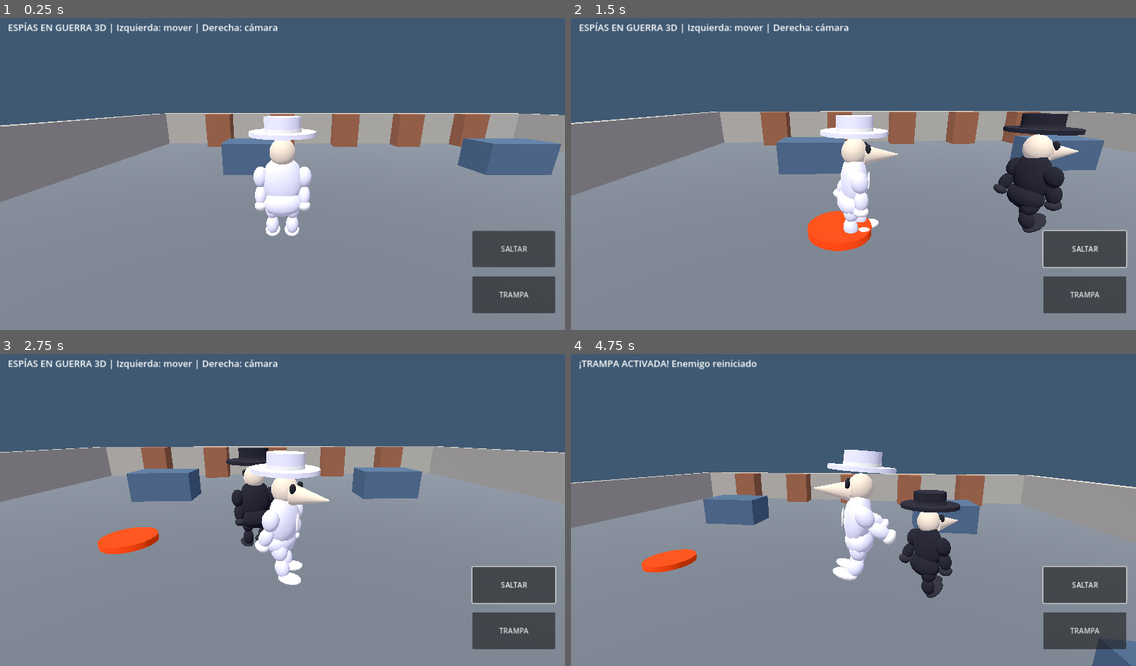
Above: before the commit, frames 1-4 (two rows, left to right).
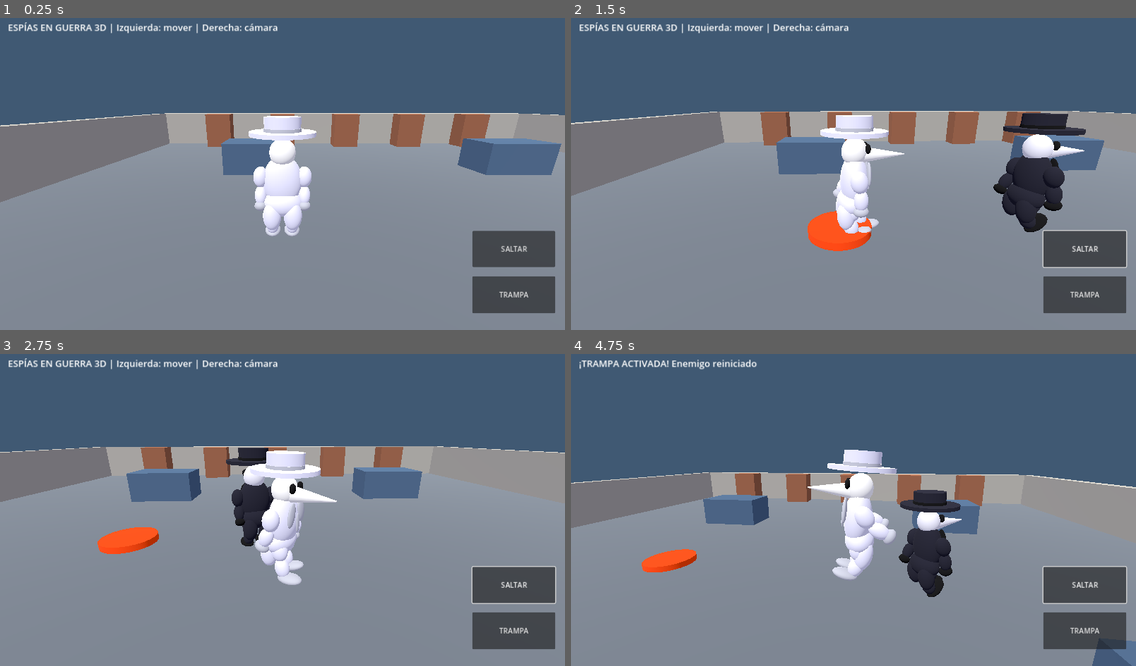
Above: after the commit, the same moments.

Repository: SeniorHost/Espias-en-Guerra-3D
Game: Godot game, scene res://scenes/main.tscn
Same seed, same stepped clock (60 frames per second), same inputs: the game is played once before the commit and once after it.
Inputs (mouse positions are in pixels of both pictures, inside the frame that each line leads up to):
- Up to frame 1 (0.25 s): no input
- Up to frame 2 (1.5 s): click "SALTAR" at 0.5 s; move the mouse to (977, 155) at 1.27 s; hold D (move_right) from 1.28 s (still down); tap E (place_trap) at 1.35 s; click (977, 155) at 1.42 s
- Up to frame 3 (2.75 s): tap Space (jump) at 1.52 s; release D (move_right) at 2 s; drag from (169, 522) to (254, 572) at 2.02 s
- Up to frame 4 (4.75 s): move the mouse to (910, 438) at 2.77 s; hold D (move_right) 2.78-3.5 s; tap E (place_trap) at 2.85, 4.35 s; drag from (825, 572) to (684, 460) at 3.52 s; move the mouse to (1023, 553) at 4.27 s; hold A (move_left) from 4.28 s (still down); tap Space (jump) at 4.52 s

The runs differ from the first frame. In frame 1, 0.8% of the frame differs, in the area x 44-56%, y 33-70%; in frame 2, 1.8%, in the area x 44-92%, y 32-70%; in frame 3, 1.2%; in frame 4, 1.6%.

Commit message:
Refine Spy vs Spy-inspired spy silhouettes, smooth geometry, coat details and motion in one Android build

Diff:
--- a/scripts/main.gd
+++ b/scripts/main.gd
@@ -54,7 +54,7 @@
 	var speed := Vector2(actor.velocity.x, actor.velocity.z).length()
 	var grounded := actor.is_on_floor()
 	var moving := speed > 0.12 and grounded
-	var sneak := speed < 1.2
+	var sneak := speed < 1.25
 	var walk := speed < 3.2
 	var cadence := 3.0 if sneak else (5.5 if walk else 9.0)
 	var amplitude := 0.26 if sneak else (0.48 if walk else 0.83)
@@ -74,7 +74,7 @@
 			leg.rotation.x = lerpf(leg.rotation.x, hip_angle, blend)
 			var knee := leg.get_node_or_null("Knee") as Node3D
 			if knee != null:
-				var knee_bend := maxf(0.0, -step) * (0.55 if sneak else 0.90) * weight if grounded else 0.70
+				var knee_bend := maxf(0.0, -step) * (0.75 if sneak else 1.0) * weight if grounded else 0.70
 				knee.rotation.x = lerpf(knee.rotation.x, knee_bend, blend)
 				var foot := knee.get_node_or_null("Foot") as Node3D
 				if foot != null:
@@ -90,6 +90,13 @@
 	visual.position.y = lerpf(visual.position.y, crouch + bob if grounded else 0.0, blend)
 	visual.rotation.x = lerpf(visual.rotation.x, -0.11 if moving and sneak else (0.08 if not grounded else 0.0), blend)
 	visual.rotation.z = lerpf(visual.rotation.z, sin(phase) * 0.025 * weight, blend)
+	for tail_name in ["TailL", "TailR"]:
+		var tail := visual.get_node_or_null(tail_name) as Node3D
+		if tail != null:
+			var sway := 0.08 * sin(phase - 0.7) * weight
+			tail.rotation.x = lerpf(tail.rotation.x, sway + clampf(speed / 5.5, 0.0, 1.0) * 0.15, blend)
+	# The actor collision stays controlled by CharacterBody3D; limbs are visual joints.
+
 
 func _make_world() -> void:
 	var light := DirectionalLight3D.new()
@@ -139,12 +146,12 @@
 	visual.name = "SpyVisual"
 	actor.add_child(visual)
 	var coat := color
-	var dark := Color(0.12, 0.12, 0.15)
-	var skin := Color(0.91, 0.85, 0.75)
-	var accent := Color(0.17, 0.17, 0.20) if is_enemy else Color(0.96, 0.96, 0.92)
+	var dark := Color(0.055, 0.055, 0.065)
+	var skin := Color(0.91, 0.91, 0.92) if is_enemy else Color(0.98, 0.98, 0.94)
+	var accent := Color(0.045, 0.045, 0.055) if is_enemy else Color(0.75, 0.76, 0.78)
 	# Smooth torso and coat, with articulated limbs and rounded silhouettes.
-	_spy_ellipsoid(visual, Vector3(0, 1.15, 0), Vector3(0.79, 1.05, 0.54), coat)
-	_spy_ellipsoid(visual, Vector3(0, 0.73, 0.06), Vector3(0.80, 0.54, 0.56), coat)
+	_spy_ellipsoid(visual, Vector3(0, 1.15, 0), Vector3(0.76, 1.05, 0.54), coat)
+	_spy_ellipsoid(visual, Vector3(0, 0.73, 0.06), Vector3(0.79, 0.54, 0.56), coat)
 	for side in [-1.0, 1.0]:
 		var arm := Node3D.new()
 		arm.name = "ArmL" if side < 0.0 else "ArmR"
@@ -172,7 +179,19 @@
 		foot.position = Vector3(0, -0.34, 0)
 		knee.add_child(foot)
 		_spy_ellipsoid(foot, Vector3(0, -0.02, -0.13), Vector3(0.32, 0.18, 0.49), accent)
+	# Narrow spy face and exaggerated long nose, plus coat lapels and swinging tails.
 	_spy_ellipsoid(visual, Vector3(0, 1.72, 0), Vector3(0.50, 0.55, 0.49), skin)
+	for side in [-1.0, 1.0]:
+		var lapel := Node3D.new()
+		lapel.position = Vector3(side * 0.18, 1.32, -0.255)
+		lapel.rotation.z = side * 0.23
+		visual.add_child(lapel)
+		_spy_ellipsoid(lapel, Vector3.ZERO, Vector3(0.22, 0.46, 0.09), accent)
+		var tail := Node3D.new()
+		tail.name = "TailL" if side < 0.0 else "TailR"
+		tail.position = Vector3(side * 0.20, 0.78, 0.13)
+		visual.add_child(tail)
+		_spy_ellipsoid(tail, Vector3(0, -0.27, 0.06), Vector3(0.36, 0.60, 0.35), coat)
 	for x in [-0.14, 0.14]:
 		_spy_ellipsoid(visual, Vector3(x, 1.79, -0.235), Vector3(0.16, 0.18, 0.10), dark)
 	_spy_beak(visual, skin)
@@ -206,8 +225,8 @@
 	var mesh := SphereMesh.new()
 	mesh.radius = 0.5
 	mesh.height = 1.0
-	mesh.radial_segments = 12
-	mesh.rings = 6
+	mesh.radial_segments = 24
+	mesh.rings = 12
 	node.mesh = mesh
 	node.position = pos
 	node.scale = size
@@ -222,7 +241,7 @@
 	mesh.top_radius = radius
 	mesh.bottom_radius = radius
 	mesh.height = height
-	mesh.radial_segments = 18
+	mesh.radial_segments = 28
 	node.mesh = mesh
 	node.position = pos
 	var mat := StandardMaterial3D.new()
@@ -233,12 +252,12 @@
 func _spy_beak(parent: Node3D, color: Color) -> void:
 	var node := MeshInstance3D.new()
 	var mesh := CylinderMesh.new()
-	mesh.top_radius = 0.015
-	mesh.bottom_radius = 0.20
-	mesh.height = 0.68
+	mesh.top_radius = 0.012
+	mesh.bottom_radius = 0.16
+	mesh.height = 0.82
 	mesh.radial_segments = 12
 	node.mesh = mesh
-	node.position = Vector3(0, 1.65, -0.51)
+	node.position = Vector3(0, 1.66, -0.56)
 	node.rotation_degrees.x = -90
 	var mat := StandardMaterial3D.new()
 	mat.albedo_color = color
